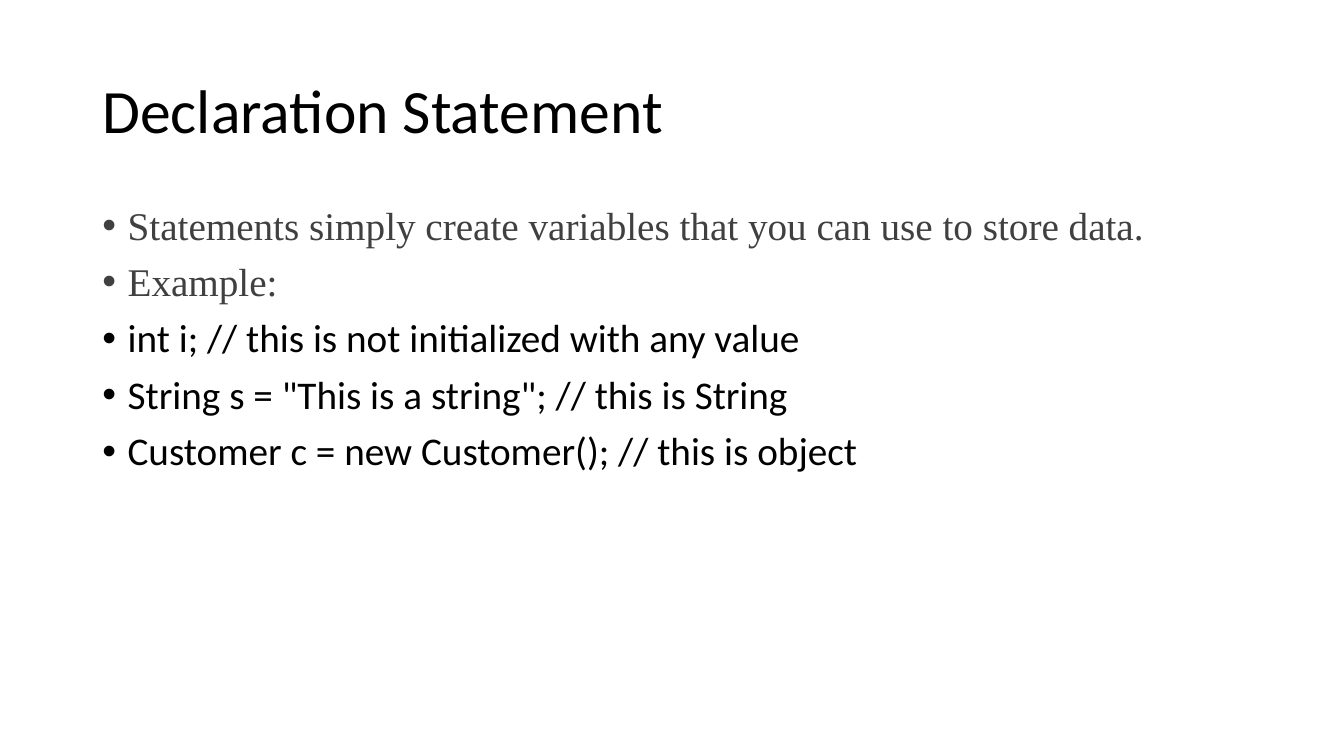
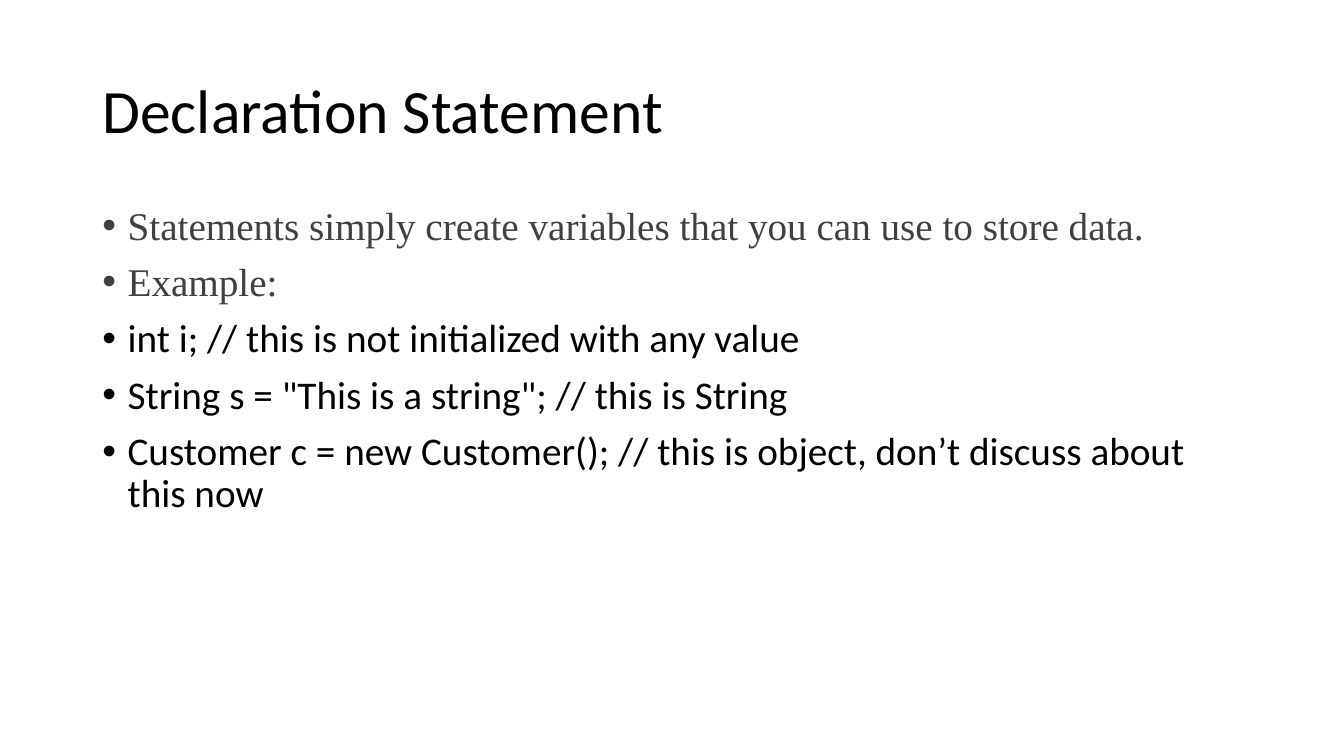
Before and after one commit to umaa-java-sept-2020/documents, a slide deck: slide 3 of statement-block-identifier.pptx. Drawn at 1344x756 pixels with LibreOffice and Linux fonts; fonts in the diff are those of the drawing. Boxes give left, top, right and bottom in pixels: in the first picture for what was removed or moved away, otherwise in the second. Text is boxed around its words. In the diff, an @@ line names an element or a change of style, - is before the commit and + after.

```diff
--- a/statement-block-identifier.pptx
+++ b/statement-block-identifier.pptx
@@ text at bbox=[128, 436, 1185, 508]: text changed @@
-• Customer c = new Customer(); // this is object
+• Customer c = new Customer(); // this is object, don’t discuss about this now
```
Also in this commit, not shown: 4 other slides changed, 2 slides added.
